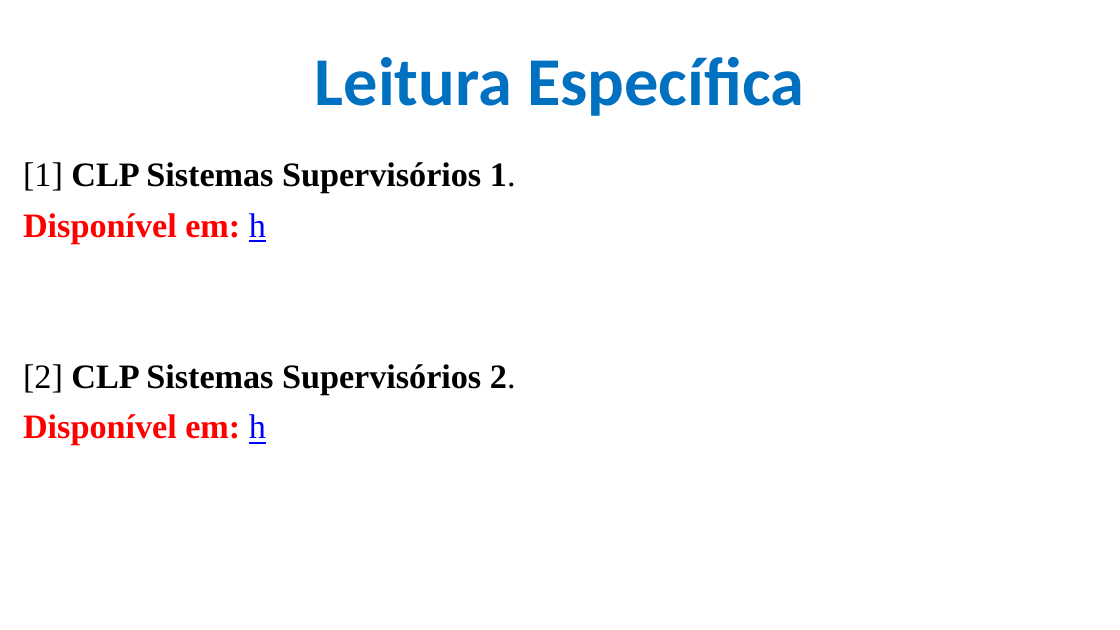
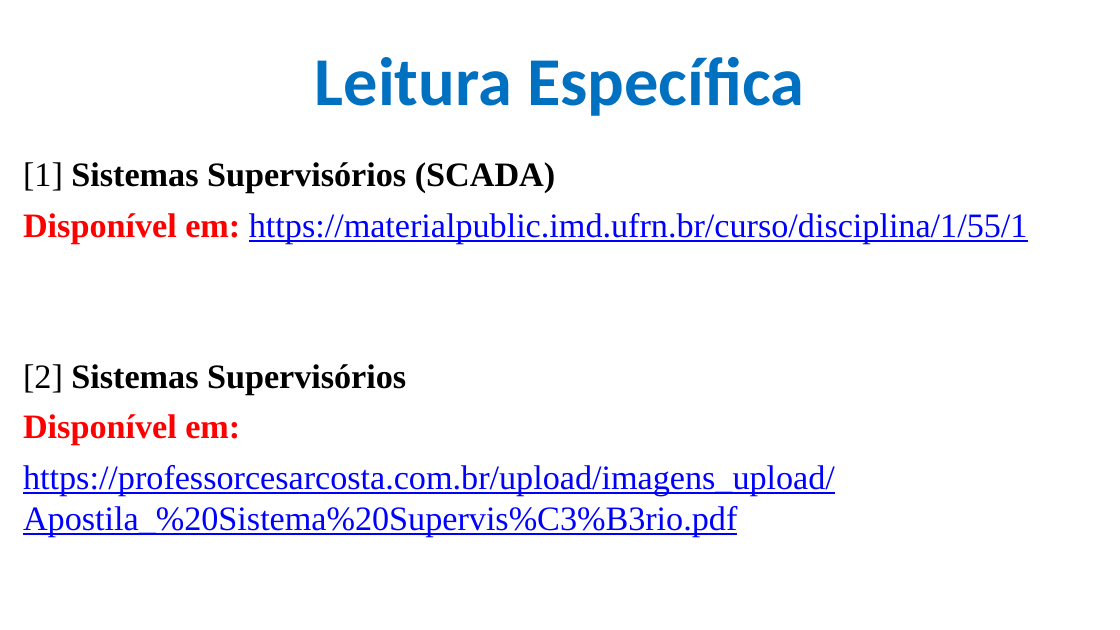
Before and after one commit to CloudEducationBrazil/WydenUniRuyControladoresLogicosProgCLP, a slide deck: slide 12 of 01 Classes/Aula8 - CLP - Sistemas Supervisórios.pptx (slide 4 before the commit). Drawn at 1120x630 pixels with LibreOffice and Linux fonts; fonts in the diff are those of the drawing; background and template pictures are left out. Boxes give left, top, right and bottom in pixels: in the first picture for what was removed or moved away, otherwise in the second. Text is boxed around its words. In the diff, an @@ line names an element or a change of style, - is before the commit and + after.

Commit message:
Supervisórios CLP .... - 07Mai2025

```diff
--- a/01 Classes/Aula8 - CLP - Sistemas Supervisórios.pptx
+++ b/01 Classes/Aula8 - CLP - Sistemas Supervisórios.pptx
@@ text at box(23, 162, 1028, 537): text changed; text colour #000000 to #0000FF; bold off @@
-[1] CLP Sistemas Supervisórios 1.
-Disponível em: h
-[2] CLP Sistemas Supervisórios 2.
-Disponível em: h
+[1] Sistemas Supervisórios (SCADA)
+Disponível em: https://materialpublic.imd.ufrn.br/curso/disciplina/1/55/1
+[2] Sistemas Supervisórios
+Disponível em:
+https://professorcesarcosta.com.br/upload/imagens_upload/Apostila_%20Sistema%20Supervis%C3%B3rio.pdf
```
Also in this commit, not shown: 5 other slides changed, 9 slides added, 11 other files.
